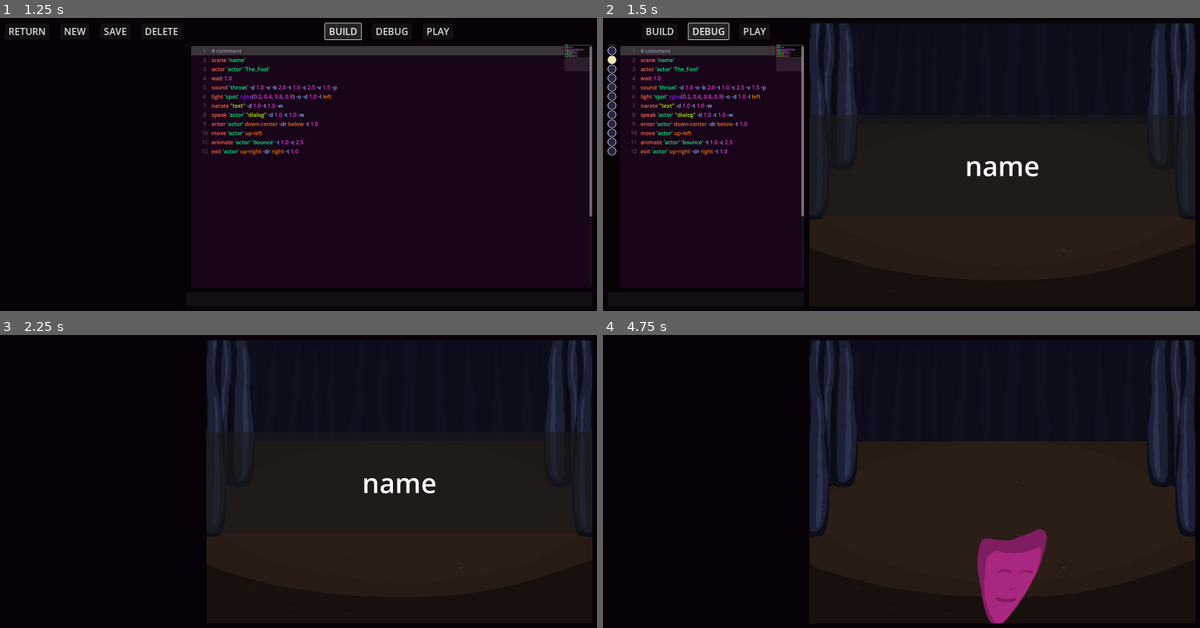
Above: before the commit, frames 1-4 (two rows, left to right).
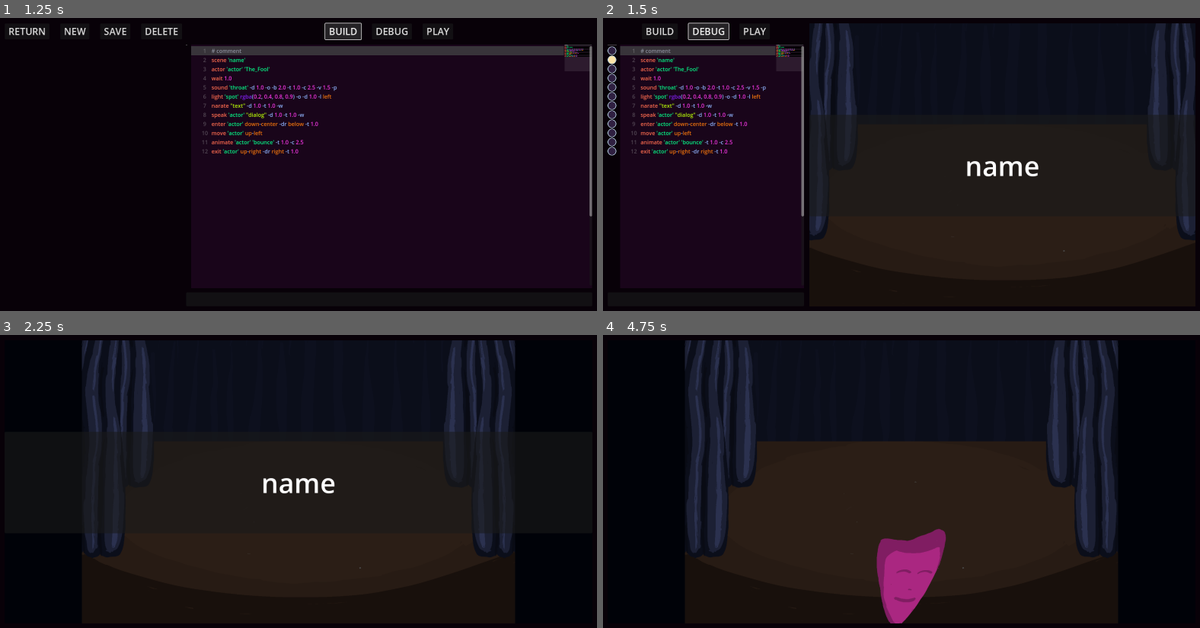
Above: after the commit, the same moments.

Repository: Wake1st/auguste
Game: Godot game, scene res://tests/test_ide.tscn
Two runs of this game, one before a commit and one after it. Both use one fixed random seed, a clock stepped at 60 frames per second and the inputs below. This scene is started directly instead of the project's main scene. The engine's default icon, where the game draws it, is replaced by a stand-in: a white triangle on a blue panel in a dark square.
Inputs:
- Up to frame 1 (1.25 s): click "BUILD" at 0.5 s
- Up to frame 2 (1.5 s): click "DEBUG" at 1.25 s
- Up to frame 3 (2.25 s): click "PLAY" at 2 s
- Up to frame 4 (4.75 s): tap Enter at 2.75 s; hold F7 (continue_execution) 2.78-3.53 s; tap F7 (continue_execution) at 3.6, 4.25 s; hold F7 (continue_execution) from 4.28 s (still down)

Frame 1 is identical in both runs. In frame 2, 0.8% of the frame differs, in the area x 34-100%, y 1-76%; in frame 3, 19%; in frame 4, 32%, in the area x 13-100%, y 1-99%.

Commit message:
small tweaks

Diff:
--- a/scenes/stage.tscn
+++ b/scenes/stage.tscn
@@ -1,10 +1,11 @@
-[gd_scene load_steps=8 format=3 uid="uid://cddwbo8nccka8"]
+[gd_scene load_steps=9 format=3 uid="uid://cddwbo8nccka8"]
 
 [ext_resource type="Script" uid="uid://bhab8ydc1oh2f" path="res://scenes/stage.gd" id="1_kewym"]
 [ext_resource type="PackedScene" uid="uid://bvirb8vqkaep3" path="res://stage/sound_manager.tscn" id="3_vcsse"]
 [ext_resource type="Texture2D" uid="uid://e04jchdqsnvp" path="res://assets/images/Backdrop.png" id="4_2so7o"]
 [ext_resource type="Texture2D" uid="uid://baw8wqf2rfp24" path="res://assets/images/Curtains.png" id="5_st0q7"]
 [ext_resource type="PackedScene" uid="uid://brn4x4hc5qjv4" path="res://stage/location_manager.tscn" id="5_vcsse"]
+[ext_resource type="Texture2D" uid="uid://byycqct8o4qld" path="res://assets/images/darkness.png" id="6_1hwpr"]
 [ext_resource type="PackedScene" uid="uid://o8cx3efyethd" path="res://ui/components/dialog_display.tscn" id="6_2so7o"]
 [ext_resource type="PackedScene" uid="uid://bphhw3owpkdnv" path="res://ui/components/title_display.tscn" id="7_st0q7"]
 
@@ -23,7 +24,14 @@
 [node name="SpawnPoint" type="Marker2D" parent="."]
 position = Vector2(0, -1400)
 
-[node name="Backdrop" type="Sprite2D" parent="."]
+[node name="Background" type="Node2D" parent="."]
+
+[node name="TopVoid" type="Sprite2D" parent="Background"]
+position = Vector2(2.99951, -2258)
+scale = Vector2(80, 80)
+texture = ExtResource("6_1hwpr")
+
+[node name="Backdrop" type="Sprite2D" parent="Background"]
 position = Vector2(0, -623)
 texture = ExtResource("4_2so7o")
 
@@ -47,29 +55,47 @@
 
 [node name="Actors" type="Node2D" parent="."]
 
-[node name="Curtains" type="Node2D" parent="."]
+[node name="Foreground" type="Node2D" parent="."]
 
-[node name="CurtainsLeftBack" type="Sprite2D" parent="Curtains"]
+[node name="CurtainsLeftBack" type="Sprite2D" parent="Foreground"]
 z_index = 1
 position = Vector2(-858, -712)
 texture = ExtResource("5_st0q7")
 
-[node name="CurtainsLeftFront" type="Sprite2D" parent="Curtains"]
+[node name="CurtainsLeftFront" type="Sprite2D" parent="Foreground"]
 z_index = 3
-position = Vector2(-990, -484)
+position = Vector2(-990, -390)
 texture = ExtResource("5_st0q7")
 
-[node name="CurtainsRightBack" type="Sprite2D" parent="Curtains"]
+[node name="CurtainsRightBack" type="Sprite2D" parent="Foreground"]
 z_index = 1
 position = Vector2(858, -712)
 texture = ExtResource("5_st0q7")
 flip_h = true
 
-[node name="CurtainsRightFront" type="Sprite2D" parent="Curtains"]
+[node name="CurtainsRightFront" type="Sprite2D" parent="Foreground"]
 z_index = 3
-position = Vector2(990, -484)
+position = Vector2(990, -390)
 texture = ExtResource("5_st0q7")
 flip_h = true
+
+[node name="RightVoid" type="Sprite2D" parent="Foreground"]
+z_index = 3
+position = Vector2(2280, -264)
+scale = Vector2(80, 80)
+texture = ExtResource("6_1hwpr")
+
+[node name="LeftVoid" type="Sprite2D" parent="Foreground"]
+z_index = 3
+position = Vector2(-2280, -264)
+scale = Vector2(80, 80)
+texture = ExtResource("6_1hwpr")
+
+[node name="BottomVoid" type="Sprite2D" parent="Foreground"]
+z_index = 3
+position = Vector2(2.99951, 2054)
+scale = Vector2(80, 80)
+texture = ExtResource("6_1hwpr")
 
 [node name="CanvasLayer" type="CanvasLayer" parent="."]
 
--- a/stage/location.tscn
+++ b/stage/location.tscn
@@ -9,11 +9,11 @@
 [node name="ActorNode" type="Node2D" parent="."]
 
 [node name="SpotLight" type="PointLight2D" parent="."]
-position = Vector2(0, -100)
+position = Vector2(0, -169)
 enabled = false
 color = Color(0.970238, 0.959011, 0.78156, 1)
 energy = 16.0
 range_z_min = 0
 range_z_max = 0
 texture = ExtResource("2_mssa3")
-texture_scale = 8.0
+texture_scale = 14.0
--- a/ui/components/dialog_display.tscn
+++ b/ui/components/dialog_display.tscn
@@ -27,7 +27,7 @@
 "times": PackedFloat32Array(0),
 "transitions": PackedFloat32Array(1),
 "update": 0,
-"values": [Vector2(0, 860)]
+"values": [Vector2(0, 1060)]
 }
 tracks/2/type = "value"
 tracks/2/imported = false
@@ -39,7 +39,7 @@
 "times": PackedFloat32Array(0),
 "transitions": PackedFloat32Array(1),
 "update": 0,
-"values": [Vector2(0, 920)]
+"values": [Vector2(0, 1120)]
 }
 
 [sub_resource type="Animation" id="Animation_exwkk"]
@@ -55,7 +55,7 @@
 "times": PackedFloat32Array(0, 0.1),
 "transitions": PackedFloat32Array(1, 1),
 "update": 0,
-"values": [Vector2(0, 920), Vector2(0, 680)]
+"values": [Vector2(0, 1120), Vector2(0, 680)]
 }
 tracks/1/type = "value"
 tracks/1/imported = false
@@ -67,7 +67,7 @@
 "times": PackedFloat32Array(0, 0.1),
 "transitions": PackedFloat32Array(1, 1),
 "update": 0,
-"values": [Vector2(0, 860), Vector2(0, 620)]
+"values": [Vector2(0, 1060), Vector2(0, 620)]
 }
 
 [sub_resource type="Animation" id="Animation_ptu3p"]
@@ -109,8 +109,8 @@
 anchor_top = 1.0
 anchor_right = 1.0
 anchor_bottom = 1.0
-offset_top = 80.0
-offset_bottom = 240.0
+offset_top = 220.0
+offset_bottom = 380.0
 grow_horizontal = 2
 grow_vertical = 0
 
@@ -154,9 +154,9 @@
 anchors_preset = 2
 anchor_top = 1.0
 anchor_bottom = 1.0
-offset_top = 20.0
+offset_top = 160.0
 offset_right = 346.0
-offset_bottom = 72.0
+offset_bottom = 212.0
 grow_vertical = 0
 
 [node name="MarginContainer" type="MarginContainer" parent="Panel2"]
--- a/ui/editor/ide.gd
+++ b/ui/editor/ide.gd
@@ -10,11 +10,13 @@
 
 @onready var script_selector: ScriptSelector = %ScriptSelector
 @onready var step_flag_column: StepFlagColumn = %StepFlagColumn
-@onready var code_space: VBoxContainer = %CodeSpace
 @onready var text_editor: TextEditor = %TextEditor
 @onready var error_display: ErrorDisplay = %ErrorDisplay
+@onready var stage: Stage = %Stage
+
+@onready var code_space: VBoxContainer = %CodeSpace
 @onready var sub_viewport_container: SubViewportContainer = %SubViewportContainer
-@onready var stage: Stage = %Stage
+@onready var code_split_container: HSplitContainer = %CodeSplitContainer
 
 var script_data: ScriptData
 var has_unsaved_changes: bool = true
@@ -107,6 +109,7 @@
 
 
 func _handle_show_finished() -> void:
+	code_split_container.visible = true
 	code_space.visible = true
 	script_selector.visible = true
 	sub_viewport_container.visible = false
@@ -150,8 +153,7 @@
 
 	if has_passed:
 		# change UI
-		script_selector.visible = false
-		code_space.visible = false
+		code_split_container.visible = false
 		sub_viewport_container.visible = true
 
 		# run without editor tools
--- a/ui/editor/ide.tscn
+++ b/ui/editor/ide.tscn
@@ -21,8 +21,8 @@
 script = ExtResource("1_054e2")
 
 [node name="DebugDirector" parent="." node_paths=PackedStringArray("flag_column", "text_editor", "stage") instance=ExtResource("2_fk22t")]
-flag_column = NodePath("../Panel/MarginContainer/HBoxContainer/HSplitContainer/CodeSpace/VSplitContainer/HSplitContainer/StepFlagColumn")
-text_editor = NodePath("../Panel/MarginContainer/HBoxContainer/HSplitContainer/CodeSpace/VSplitContainer/HSplitContainer/TextEditor")
+flag_column = NodePath("../Panel/MarginContainer/HBoxContainer/CodeSplitContainer/CodeSpace/VSplitContainer/HSplitContainer/StepFlagColumn")
+text_editor = NodePath("../Panel/MarginContainer/HBoxContainer/CodeSplitContainer/CodeSpace/VSplitContainer/HSplitContainer/TextEditor")
 stage = NodePath("../Panel/MarginContainer/HBoxContainer/SubViewportContainer/SubViewport/Stage")
 
 [node name="Panel" type="ColorRect" parent="."]
@@ -51,70 +51,71 @@
 theme_override_constants/separation = 16
 split_offset = 580
 
-[node name="HSplitContainer" type="HSplitContainer" parent="Panel/MarginContainer/HBoxContainer"]
+[node name="CodeSplitContainer" type="HSplitContainer" parent="Panel/MarginContainer/HBoxContainer"]
+unique_name_in_owner = true
 layout_mode = 2
 split_offset = -400
 
-[node name="ScriptSelector" parent="Panel/MarginContainer/HBoxContainer/HSplitContainer" instance=ExtResource("3_npho7")]
+[node name="ScriptSelector" parent="Panel/MarginContainer/HBoxContainer/CodeSplitContainer" instance=ExtResource("3_npho7")]
 unique_name_in_owner = true
 layout_mode = 2
 
-[node name="CodeSpace" type="VBoxContainer" parent="Panel/MarginContainer/HBoxContainer/HSplitContainer"]
+[node name="CodeSpace" type="VBoxContainer" parent="Panel/MarginContainer/HBoxContainer/CodeSplitContainer"]
 unique_name_in_owner = true
 layout_mode = 2
 size_flags_horizontal = 3
 theme_override_constants/separation = 16
 
-[node name="HBoxContainer" type="HBoxContainer" parent="Panel/MarginContainer/HBoxContainer/HSplitContainer/CodeSpace"]
+[node name="HBoxContainer" type="HBoxContainer" parent="Panel/MarginContainer/HBoxContainer/CodeSplitContainer/CodeSpace"]
 layout_mode = 2
 theme_override_constants/separation = 32
 alignment = 1
 
-[node name="BtnBuild" type="Button" parent="Panel/MarginContainer/HBoxContainer/HSplitContainer/CodeSpace/HBoxContainer"]
+[node name="BtnBuild" type="Button" parent="Panel/MarginContainer/HBoxContainer/CodeSplitContainer/CodeSpace/HBoxContainer"]
 layout_mode = 2
 theme_override_font_sizes/font_size = 28
 text = " BUILD "
 
-[node name="BtnDebug" type="Button" parent="Panel/MarginContainer/HBoxContainer/HSplitContainer/CodeSpace/HBoxContainer"]
+[node name="BtnDebug" type="Button" parent="Panel/MarginContainer/HBoxContainer/CodeSplitContainer/CodeSpace/HBoxContainer"]
 layout_mode = 2
 theme_override_font_sizes/font_size = 28
 text = " DEBUG "
 
-[node name="BtnPlay" type="Button" parent="Panel/MarginContainer/HBoxContainer/HSplitContainer/CodeSpace/HBoxContainer"]
+[node name="BtnPlay" type="Button" parent="Panel/MarginContainer/HBoxContainer/CodeSplitContainer/CodeSpace/HBoxContainer"]
 layout_mode = 2
 theme_override_font_sizes/font_size = 28
 text = " PLAY "
 
-[node name="VSplitContainer" type="VSplitContainer" parent="Panel/MarginContainer/HBoxContainer/HSplitContainer/CodeSpace"]
+[node name="VSplitContainer" type="VSplitContainer" parent="Panel/MarginContainer/HBoxContainer/CodeSplitContainer/CodeSpace"]
 custom_minimum_size = Vector2(0, 680)
 layout_mode = 2
 size_flags_vertical = 3
 split_offset = 720
 
-[node name="HSplitContainer" type="HSplitContainer" parent="Panel/MarginContainer/HBoxContainer/HSplitContainer/CodeSpace/VSplitContainer"]
+[node name="HSplitContainer" type="HSplitContainer" parent="Panel/MarginContainer/HBoxContainer/CodeSplitContainer/CodeSpace/VSplitContainer"]
 layout_mode = 2
 dragging_enabled = false
 dragger_visibility = 1
 
-[node name="StepFlagColumn" parent="Panel/MarginContainer/HBoxContainer/HSplitContainer/CodeSpace/VSplitContainer/HSplitContainer" instance=ExtResource("4_fk22t")]
+[node name="StepFlagColumn" parent="Panel/MarginContainer/HBoxContainer/CodeSplitContainer/CodeSpace/VSplitContainer/HSplitContainer" instance=ExtResource("4_fk22t")]
 unique_name_in_owner = true
 layout_mode = 2
 
-[node name="TextEditor" parent="Panel/MarginContainer/HBoxContainer/HSplitContainer/CodeSpace/VSplitContainer/HSplitContainer" instance=ExtResource("2_g1fe6")]
+[node name="TextEditor" parent="Panel/MarginContainer/HBoxContainer/CodeSplitContainer/CodeSpace/VSplitContainer/HSplitContainer" instance=ExtResource("2_g1fe6")]
 unique_name_in_owner = true
 layout_mode = 2
 
-[node name="Panel" type="Panel" parent="Panel/MarginContainer/HBoxContainer/HSplitContainer/CodeSpace/VSplitContainer"]
+[node name="Panel" type="Panel" parent="Panel/MarginContainer/HBoxContainer/CodeSplitContainer/CodeSpace/VSplitContainer"]
 layout_mode = 2
 
-[node name="ScrollContainer" type="ScrollContainer" parent="Panel/MarginContainer/HBoxContainer/HSplitContainer/CodeSpace/VSplitContainer/Panel"]
+[node name="ScrollContainer" type="ScrollContainer" parent="Panel/MarginContainer/HBoxContainer/CodeSplitContainer/CodeSpace/VSplitContainer/Panel"]
 layout_mode = 2
 anchor_right = 1.0
 anchor_bottom = 1.0
 grow_horizontal = 2
 grow_vertical = 2
 
-[node name="ErrorDisplay" parent="Panel/MarginContainer/HBoxContainer/HSplitContainer/CodeSpace/VSplitContainer/Panel/ScrollContainer" instance=ExtResource("3_shmj5")]
+[node name="ErrorDisplay" parent="Panel/MarginContainer/HBoxContainer/CodeSplitContainer/CodeSpace/VSplitContainer/Panel/ScrollContainer" instance=ExtResource("3_shmj5")]
 unique_name_in_owner = true
 layout_mode = 2
 size_flags_horizontal = 3
@@ -144,6 +145,6 @@
 [node name="ScriptDeletionConfirmation" parent="." instance=ExtResource("9_lco62")]
 visible = false
 
-[connection signal="pressed" from="Panel/MarginContainer/HBoxContainer/HSplitContainer/CodeSpace/HBoxContainer/BtnBuild" to="." method="_on_btn_build_pressed"]
-[connection signal="pressed" from="Panel/MarginContainer/HBoxContainer/HSplitContainer/CodeSpace/HBoxContainer/BtnDebug" to="." method="_on_btn_debug_pressed"]
-[connection signal="pressed" from="Panel/MarginContainer/HBoxContainer/HSplitContainer/CodeSpace/HBoxContainer/BtnPlay" to="." method="_on_btn_play_pressed"]
+[connection signal="pressed" from="Panel/MarginContainer/HBoxContainer/CodeSplitContainer/CodeSpace/HBoxContainer/BtnBuild" to="." method="_on_btn_build_pressed"]
+[connection signal="pressed" from="Panel/MarginContainer/HBoxContainer/CodeSplitContainer/CodeSpace/HBoxContainer/BtnDebug" to="." method="_on_btn_debug_pressed"]
+[connection signal="pressed" from="Panel/MarginContainer/HBoxContainer/CodeSplitContainer/CodeSpace/HBoxContainer/BtnPlay" to="." method="_on_btn_play_pressed"]
Binary file added: assets/images/darkness.png
Not shown, added: assets/images/darkness.png.import
